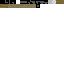
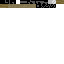
Layered file, before and after one edit (64px x 64px). Changes by layer:
painted on "Layer 1" over (x1=41, y1=4, x2=56, y2=8)
added layer "Layer 4" above "Background" over (x1=40, y1=4, x2=56, y2=8)
